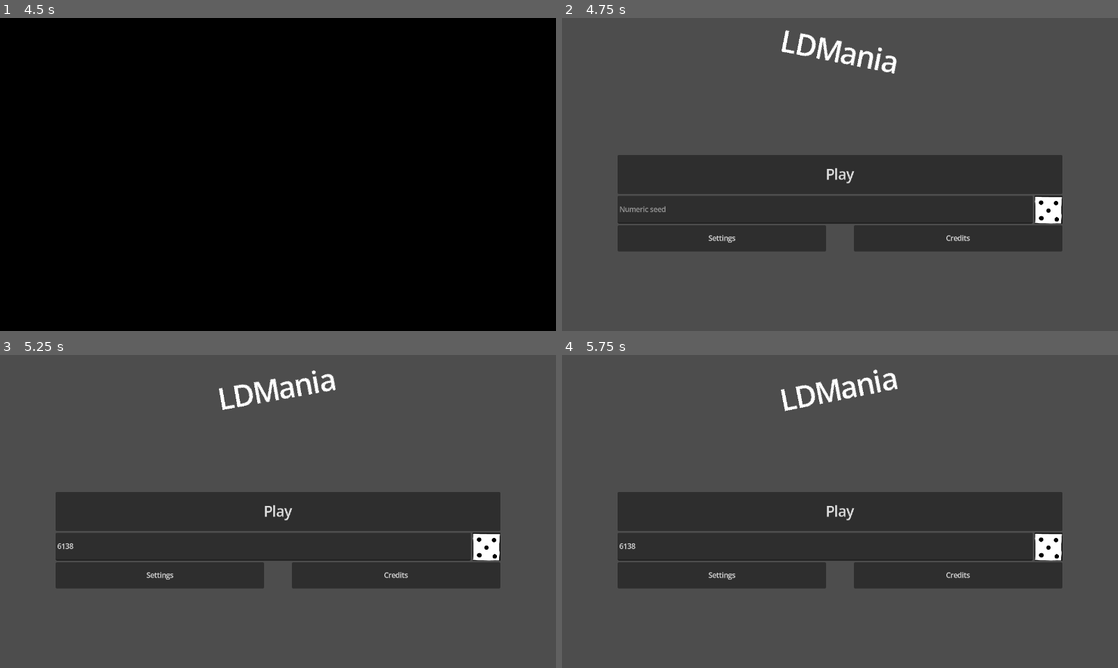
Above: before the commit, frames 1-4 (two rows, left to right).
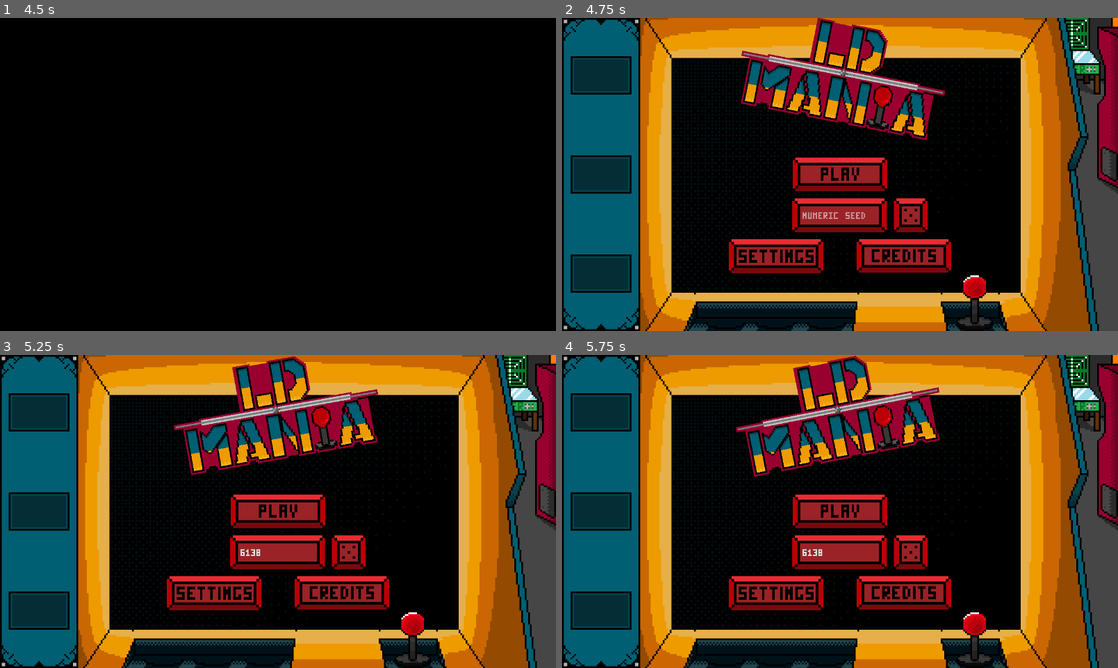
Above: after the commit, the same moments.

Repository: markkarrica/ldmania
Game: Godot game, scene res://intro/intro.tscn
Two runs of this game, one before a commit and one after it. Both use one fixed random seed, a clock stepped at 60 frames per second and the inputs below. This scene is started directly instead of the project's main scene.
Inputs (mouse positions are in pixels of both pictures, inside the frame that each line leads up to; where the layout moved, square brackets give the same spot in the first picture):
- Up to frame 1 (4.5 s): move the mouse to (400, 158) at 0.52 s; hold W (move_up) 0.53-1.25 s; hold E (interact) 0.53-1.25 s; click (400, 158) at 0.67 s; tap Space (jump) at 0.77, 3.77 s; drag from (166, 190) to (250, 237) at 1.27 s; move the mouse to (333, 105) at 2.02 s; hold W (move_up) 2.03-2.75 s; tap 2 at 2.1 s; click (333, 105) at 2.17 s; drag from (250, 237) to (111, 127) at 2.77 s; move the mouse to (444, 221) at 3.52 s; tap 4 at 3.6 s; click (444, 221) at 3.67 s; drag from (111, 127) to (194, 96) at 4.27 s
- Up to frame 2 (4.75 s): no input
- Up to frame 3 (5.25 s): click (350, 552) [489, 545] at 5 s
- Up to frame 4 (5.75 s): no input

Frame 1 is identical in both runs. In frame 2, 96% of the frame differs, in the area x 0-100%, y 0-100%; in frame 3, 96%; in frame 4, 96%.

Commit message:
fixed first slots in wheel having default logos + MVP main menu

Diff:
--- a/core/slot/reel.tscn
+++ b/core/slot/reel.tscn
@@ -1,8 +1,8 @@
 [gd_scene format=3 uid="uid://dldoni6fh1hao"]
 
 [ext_resource type="Script" uid="uid://bfnapih6276i7" path="res://core/slot/reel.gd" id="1_v64a0"]
-[ext_resource type="Texture2D" uid="uid://ctiid2r2pjt7n" path="res://minigames/demo_payline_tokens/demo-token-1.png" id="2_81r17"]
-[ext_resource type="Texture2D" uid="uid://d2fo8nhccit5x" path="res://minigames/demo_payline_tokens/demo-token-2.png" id="3_qh23p"]
+[ext_resource type="Texture2D" uid="uid://bhperrswrqr5m" path="res://minigames/select_to_win/assets/slot-icon.png" id="2_81r17"]
+[ext_resource type="Texture2D" uid="uid://wnc7jv67mklh" path="res://minigames/hado_pizza/assets/slot_icon.png" id="3_qh23p"]
 
 [node name="Reel" type="Node2D" unique_id=868968498]
 script = ExtResource("1_v64a0")
@@ -27,6 +27,5 @@
 centered = false
 
 [node name="ResultSprite" type="Sprite2D" parent="SubViewportContainer/SubViewport" unique_id=753314759]
-visible = false
 texture = ExtResource("3_qh23p")
 centered = false
--- a/core/slot/slot-machine.tscn
+++ b/core/slot/slot-machine.tscn
@@ -3,9 +3,9 @@
 [ext_resource type="Script" uid="uid://bjfxeoseny8" path="res://core/slot/slot_machine.gd" id="1_dp7kk"]
 [ext_resource type="Texture2D" uid="uid://btnrca83ahqmm" path="res://core/slot/assets/bezel.png" id="1_pl4f3"]
 [ext_resource type="PackedScene" uid="uid://dldoni6fh1hao" path="res://core/slot/reel.tscn" id="2_dl4mn"]
-[ext_resource type="Texture2D" uid="uid://ctiid2r2pjt7n" path="res://minigames/demo_payline_tokens/demo-token-1.png" id="2_quywy"]
-[ext_resource type="Texture2D" uid="uid://d2fo8nhccit5x" path="res://minigames/demo_payline_tokens/demo-token-2.png" id="3_s04ls"]
-[ext_resource type="Texture2D" uid="uid://c85c470snj00k" path="res://minigames/demo_payline_tokens/demo-token-3.png" id="4_k4gcb"]
+[ext_resource type="Texture2D" uid="uid://wnc7jv67mklh" path="res://minigames/hado_pizza/assets/slot_icon.png" id="2_quywy"]
+[ext_resource type="Texture2D" uid="uid://dndkumn7drt2y" path="res://minigames/moving_bar/assets/slot_icon.png" id="3_s04ls"]
+[ext_resource type="Texture2D" uid="uid://bhperrswrqr5m" path="res://minigames/select_to_win/assets/slot-icon.png" id="4_k4gcb"]
 
 [node name="SlotMachine" type="Node2D" unique_id=1970859362]
 scale = Vector2(4, 4)
--- a/demo.tscn
+++ b/demo.tscn
@@ -1,7 +1,7 @@
 [gd_scene format=3 uid="uid://xjvfuew2qk7y"]
 
 [ext_resource type="Script" uid="uid://i3xgflo4deba" path="res://demo.gd" id="1_5hfv0"]
-[ext_resource type="Texture2D" uid="uid://cf1smdbsf7co1" path="res://ui/main_menu/icons/dice.png" id="2_0bhed"]
+[ext_resource type="Texture2D" uid="uid://cf1smdbsf7co1" path="res://ui/main_menu/assets/icons/dice.png" id="2_0bhed"]
 
 [node name="demo" type="Node2D" unique_id=1211746299]
 script = ExtResource("1_5hfv0")
--- a/ui/main_menu/main_menu.gd
+++ b/ui/main_menu/main_menu.gd
@@ -1,7 +1,7 @@
 extends Control
 
 @export_file("*.tscn") var play_scene: String
-@onready var seed_text = $"MarginContainer/VBoxContainer/HBoxContainer/Seed text"
+@onready var seed_text = $"MarginContainer/VBoxContainer/MarginContainer/HBoxContainer/Seed text"
 @onready var seed_wrong_timer = $SeedWrongTimer
 @onready var title = $Title
 @export_file("*.tscn") var settings_scene: String
@@ -32,7 +32,7 @@
 func _on_play_button_pressed() -> void:
 	if !seed_text.text.is_valid_int():
 		seed_text.text = ""
-		seed_text.placeholder_text = "Seed not valid"
+		seed_text.placeholder_text = "SEED NOT VALID"
 		seed_text.modulate = Color.RED
 		seed_wrong_timer.start()
 		return
@@ -53,7 +53,7 @@
 
 
 func _on_seed_wrong_timer_timeout() -> void:
-	seed_text.placeholder_text = "Numeric seed"
+	seed_text.placeholder_text = "NUMERIC SEED"
 	seed_text.modulate = Color.WHITE
 
 func _on_dice_button_pressed() -> void:
--- a/ui/main_menu/main_menu.tscn
+++ b/ui/main_menu/main_menu.tscn
@@ -1,7 +1,32 @@
 [gd_scene format=3 uid="uid://bfus3f0wm3grg"]
 
 [ext_resource type="Script" uid="uid://jbqjw1seruke" path="res://ui/main_menu/main_menu.gd" id="1_omy8q"]
-[ext_resource type="Texture2D" uid="uid://cf1smdbsf7co1" path="res://ui/main_menu/icons/dice.png" id="3_3c04x"]
+[ext_resource type="Texture2D" uid="uid://cdlvvqfr56jg2" path="res://core/main/assets/background.png" id="2_3c04x"]
+[ext_resource type="Texture2D" uid="uid://c4boo85x0edru" path="res://core/main/assets/border.png" id="2_i5wg5"]
+[ext_resource type="Texture2D" uid="uid://dv37ws446kfvp" path="res://ui/main_menu/assets/logo-small.png" id="3_omy8q"]
+[ext_resource type="Texture2D" uid="uid://c7qlrk22tvofy" path="res://ui/main_menu/assets/buttons/play-button.png" id="4_w2r0d"]
+[ext_resource type="Texture2D" uid="uid://ce8jtxd0ahqv8" path="res://ui/main_menu/assets/buttons/play-button-pressed.png" id="5_4e78x"]
+[ext_resource type="Texture2D" uid="uid://rvp2sy42ennl" path="res://ui/main_menu/assets/buttons/text-label.png" id="6_s4pem"]
+[ext_resource type="FontFile" uid="uid://ypgxwmxsx5mq" path="res://assets/fonts/LDMania3x5.ttf" id="6_xio0d"]
+[ext_resource type="Texture2D" uid="uid://4c4rdkis3syb" path="res://ui/main_menu/assets/buttons/text-label-alt.png" id="7_4e78x"]
+[ext_resource type="Texture2D" uid="uid://6d0xxeowigm4" path="res://ui/main_menu/assets/buttons/dice-button.png" id="7_xio0d"]
+[ext_resource type="Texture2D" uid="uid://cf0r1vdlt3jil" path="res://ui/main_menu/assets/buttons/dice-button-pressed.png" id="8_tf5ef"]
+[ext_resource type="Texture2D" uid="uid://t0akfm5wsah0" path="res://ui/main_menu/assets/buttons/settings-button.png" id="11_lknku"]
+[ext_resource type="Texture2D" uid="uid://d33g43qv50gpv" path="res://ui/main_menu/assets/buttons/settings-button-pressed.png" id="12_u2jyo"]
+[ext_resource type="Texture2D" uid="uid://8b2lfiubnrdu" path="res://ui/main_menu/assets/buttons/credits-button.png" id="13_bpbph"]
+[ext_resource type="Texture2D" uid="uid://ft8nxvh3d8mq" path="res://ui/main_menu/assets/buttons/credits-button-pressed.png" id="14_qewnw"]
+
+[sub_resource type="StyleBoxTexture" id="StyleBoxTexture_4r2n2"]
+content_margin_left = 30.0
+content_margin_bottom = 15.0
+texture = ExtResource("6_s4pem")
+region_rect = Rect2(0, 0, 39, 15)
+
+[sub_resource type="StyleBoxTexture" id="StyleBoxTexture_s4pem"]
+content_margin_left = 30.0
+content_margin_bottom = 15.0
+texture = ExtResource("7_4e78x")
+region_rect = Rect2(0, 0, 39, 15)
 
 [node name="MainMenu" type="Control" unique_id=1104091717]
 layout_mode = 3
@@ -13,6 +38,24 @@
 script = ExtResource("1_omy8q")
 play_scene = "uid://cf78lu114wlvc"
 settings_scene = "uid://btc56htmas36s"
+
+[node name="TextureRect2" type="TextureRect" parent="." unique_id=1145461952]
+layout_mode = 1
+anchors_preset = 15
+anchor_right = 1.0
+anchor_bottom = 1.0
+grow_horizontal = 2
+grow_vertical = 2
+texture = ExtResource("2_3c04x")
+
+[node name="TextureRect" type="TextureRect" parent="." unique_id=166069263]
+layout_mode = 1
+anchors_preset = 15
+anchor_right = 1.0
+anchor_bottom = 1.0
+grow_horizontal = 2
+grow_vertical = 2
+texture = ExtResource("2_i5wg5")
 
 [node name="MarginContainer" type="MarginContainer" parent="." unique_id=304578111]
 layout_mode = 0
@@ -28,25 +71,41 @@
 size_flags_stretch_ratio = 2.27
 alignment = 1
 
-[node name="PlayButton" type="Button" parent="MarginContainer/VBoxContainer" unique_id=1220916851]
-custom_minimum_size = Vector2(0, 90)
+[node name="PlayButton" type="TextureButton" parent="MarginContainer/VBoxContainer" unique_id=317836474]
+custom_minimum_size = Vector2(230, 90)
 layout_mode = 2
-theme_override_font_sizes/font_size = 32
-text = "Play"
+size_flags_horizontal = 4
+size_flags_vertical = 3
+texture_normal = ExtResource("4_w2r0d")
+texture_pressed = ExtResource("5_4e78x")
+stretch_mode = 4
 
-[node name="HBoxContainer" type="HBoxContainer" parent="MarginContainer/VBoxContainer" unique_id=1355007252]
+[node name="MarginContainer" type="MarginContainer" parent="MarginContainer/VBoxContainer" unique_id=1865332752]
 layout_mode = 2
+theme_override_constants/margin_left = 93
 
-[node name="Seed text" type="LineEdit" parent="MarginContainer/VBoxContainer/HBoxContainer" unique_id=1026314295]
+[node name="HBoxContainer" type="HBoxContainer" parent="MarginContainer/VBoxContainer/MarginContainer" unique_id=1355007252]
 layout_mode = 2
-size_flags_horizontal = 3
-placeholder_text = "Numeric seed"
+size_flags_horizontal = 4
+
+[node name="Seed text" type="LineEdit" parent="MarginContainer/VBoxContainer/MarginContainer/HBoxContainer" unique_id=1026314295]
+custom_minimum_size = Vector2(230, 90)
+layout_mode = 2
+size_flags_horizontal = 6
+theme_override_constants/outline_size = 0
+theme_override_fonts/font = ExtResource("6_xio0d")
+theme_override_font_sizes/font_size = 48
+theme_override_styles/normal = SubResource("StyleBoxTexture_4r2n2")
+theme_override_styles/focus = SubResource("StyleBoxTexture_s4pem")
+placeholder_text = "NUMERIC SEED"
 virtual_keyboard_type = 3
 
-[node name="TextureButton" type="TextureButton" parent="MarginContainer/VBoxContainer/HBoxContainer" unique_id=1334369863]
+[node name="TextureButton" type="TextureButton" parent="MarginContainer/VBoxContainer/MarginContainer/HBoxContainer" unique_id=1334369863]
+custom_minimum_size = Vector2(90, 90)
 layout_mode = 2
-texture_normal = ExtResource("3_3c04x")
-texture_pressed = ExtResource("3_3c04x")
+texture_normal = ExtResource("7_xio0d")
+texture_pressed = ExtResource("8_tf5ef")
+stretch_mode = 0
 
 [node name="HBoxContainer2" type="HBoxContainer" parent="MarginContainer/VBoxContainer" unique_id=933306545]
 custom_minimum_size = Vector2(0, 60)
@@ -58,18 +117,27 @@
 size_flags_horizontal = 3
 theme_override_constants/margin_right = 30
 
-[node name="Button" type="Button" parent="MarginContainer/VBoxContainer/HBoxContainer2/MarginContainer" unique_id=1490158886]
+[node name="Button" type="TextureButton" parent="MarginContainer/VBoxContainer/HBoxContainer2/MarginContainer" unique_id=478456387]
+custom_minimum_size = Vector2(230, 90)
+custom_maximum_size = Vector2(230, 90)
 layout_mode = 2
-text = "Settings"
+size_flags_horizontal = 8
+texture_normal = ExtResource("11_lknku")
+texture_pressed = ExtResource("12_u2jyo")
+stretch_mode = 0
 
 [node name="MarginContainer2" type="MarginContainer" parent="MarginContainer/VBoxContainer/HBoxContainer2" unique_id=1229064079]
 layout_mode = 2
 size_flags_horizontal = 3
 theme_override_constants/margin_left = 30
 
-[node name="Button" type="Button" parent="MarginContainer/VBoxContainer/HBoxContainer2/MarginContainer2" unique_id=1919990923]
+[node name="Button" type="TextureButton" parent="MarginContainer/VBoxContainer/HBoxContainer2/MarginContainer2" unique_id=2092318232]
+custom_minimum_size = Vector2(230, 90)
+custom_maximum_size = Vector2(230, 90)
 layout_mode = 2
-text = "Credits"
+texture_normal = ExtResource("13_bpbph")
+texture_pressed = ExtResource("14_qewnw")
+stretch_mode = 4
 
 [node name="SeedWrongTimer" type="Timer" parent="." unique_id=389229971]
 
@@ -78,17 +146,37 @@
 anchors_preset = 5
 anchor_left = 0.5
 anchor_right = 0.5
-offset_left = -34.5
-offset_top = 70.445
-offset_right = 35.5
-offset_bottom = 94.44498
+offset_left = -36.0
+offset_top = 148.0
+offset_right = 34.0
+offset_bottom = 171.99997
 grow_horizontal = 2
 scale = Vector2(4, 4)
 pivot_offset = Vector2(35, 12)
+mouse_filter = 1
 text = "LDMania"
 
+[node name="TextureRect" type="TextureRect" parent="Title" unique_id=272017737]
+layout_mode = 1
+anchors_preset = 8
+anchor_left = 0.5
+anchor_top = 0.5
+anchor_right = 0.5
+anchor_bottom = 0.5
+offset_left = -0.125
+offset_top = -9.3612385
+offset_right = 359.875
+offset_bottom = 170.63876
+grow_horizontal = 2
+grow_vertical = 2
+offset_transform_enabled = true
+offset_transform_position = Vector2(-59, -28)
+mouse_filter = 2
+texture = ExtResource("3_omy8q")
+stretch_mode = 2
+
 [connection signal="pressed" from="MarginContainer/VBoxContainer/PlayButton" to="." method="_on_play_button_pressed"]
-[connection signal="text_changed" from="MarginContainer/VBoxContainer/HBoxContainer/Seed text" to="." method="_on_seed_text_text_changed"]
-[connection signal="pressed" from="MarginContainer/VBoxContainer/HBoxContainer/TextureButton" to="." method="_on_dice_button_pressed"]
+[connection signal="text_changed" from="MarginContainer/VBoxContainer/MarginContainer/HBoxContainer/Seed text" to="." method="_on_seed_text_text_changed"]
+[connection signal="pressed" from="MarginContainer/VBoxContainer/MarginContainer/HBoxContainer/TextureButton" to="." method="_on_dice_button_pressed"]
 [connection signal="pressed" from="MarginContainer/VBoxContainer/HBoxContainer2/MarginContainer/Button" to="." method="_on_settings_pressed"]
 [connection signal="timeout" from="SeedWrongTimer" to="." method="_on_seed_wrong_timer_timeout"]
Binary file added: ui/main_menu/assets/buttons/credits-button-pressed.png
Not shown, added: ui/main_menu/assets/buttons/credits-button-pressed.png.import
Binary file added: ui/main_menu/assets/buttons/credits-button.png
Not shown, added: ui/main_menu/assets/buttons/credits-button.png.import
Binary file added: ui/main_menu/assets/buttons/dice-button-pressed.png
Not shown, added: ui/main_menu/assets/buttons/dice-button-pressed.png.import
Binary file added: ui/main_menu/assets/buttons/dice-button.png
Not shown, added: ui/main_menu/assets/buttons/dice-button.png.import
Binary file added: ui/main_menu/assets/buttons/play-button-pressed.png
Not shown, added: ui/main_menu/assets/buttons/play-button-pressed.png.import
Binary file added: ui/main_menu/assets/buttons/play-button.png
Not shown, added: ui/main_menu/assets/buttons/play-button.png.import
(and 16 more such lines)
